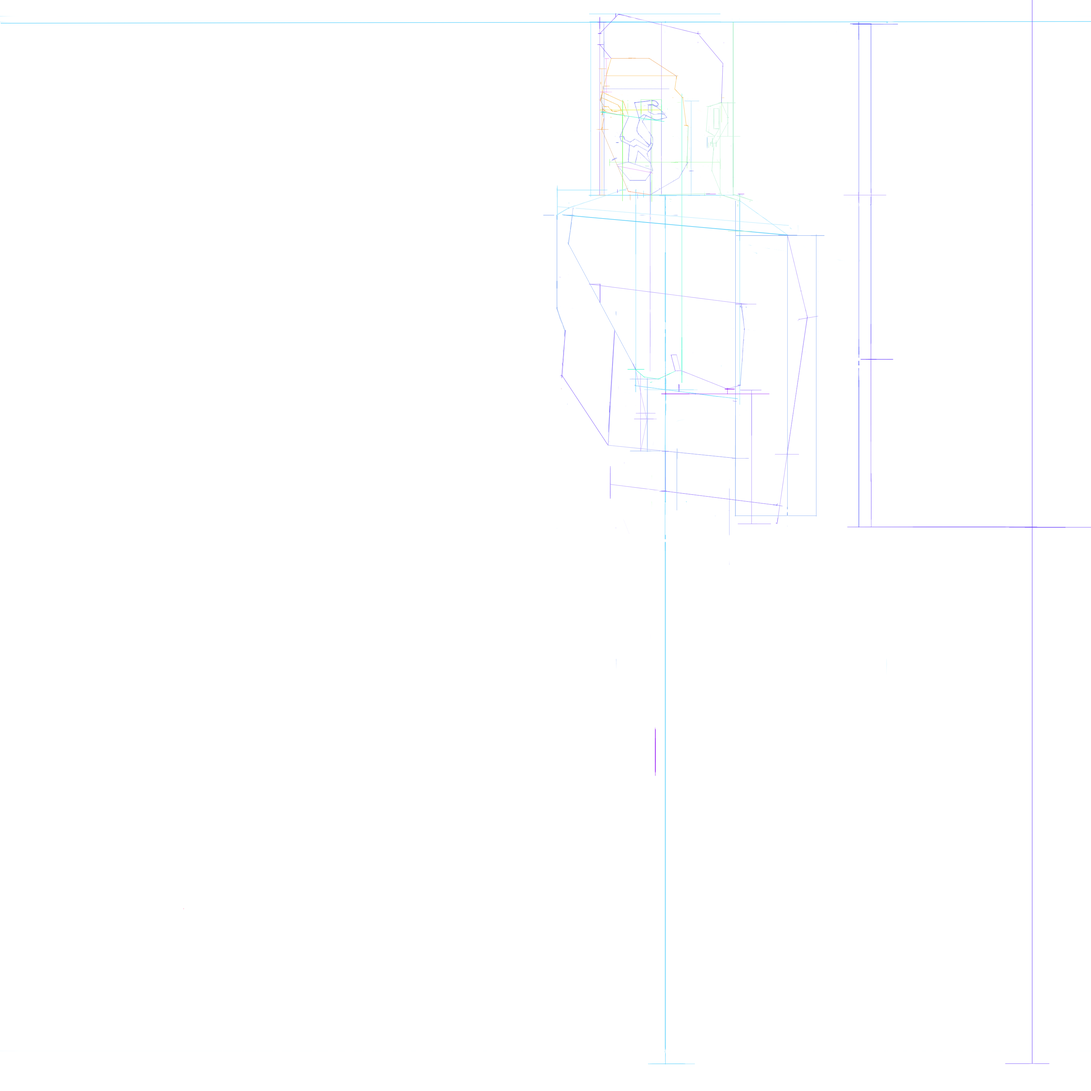
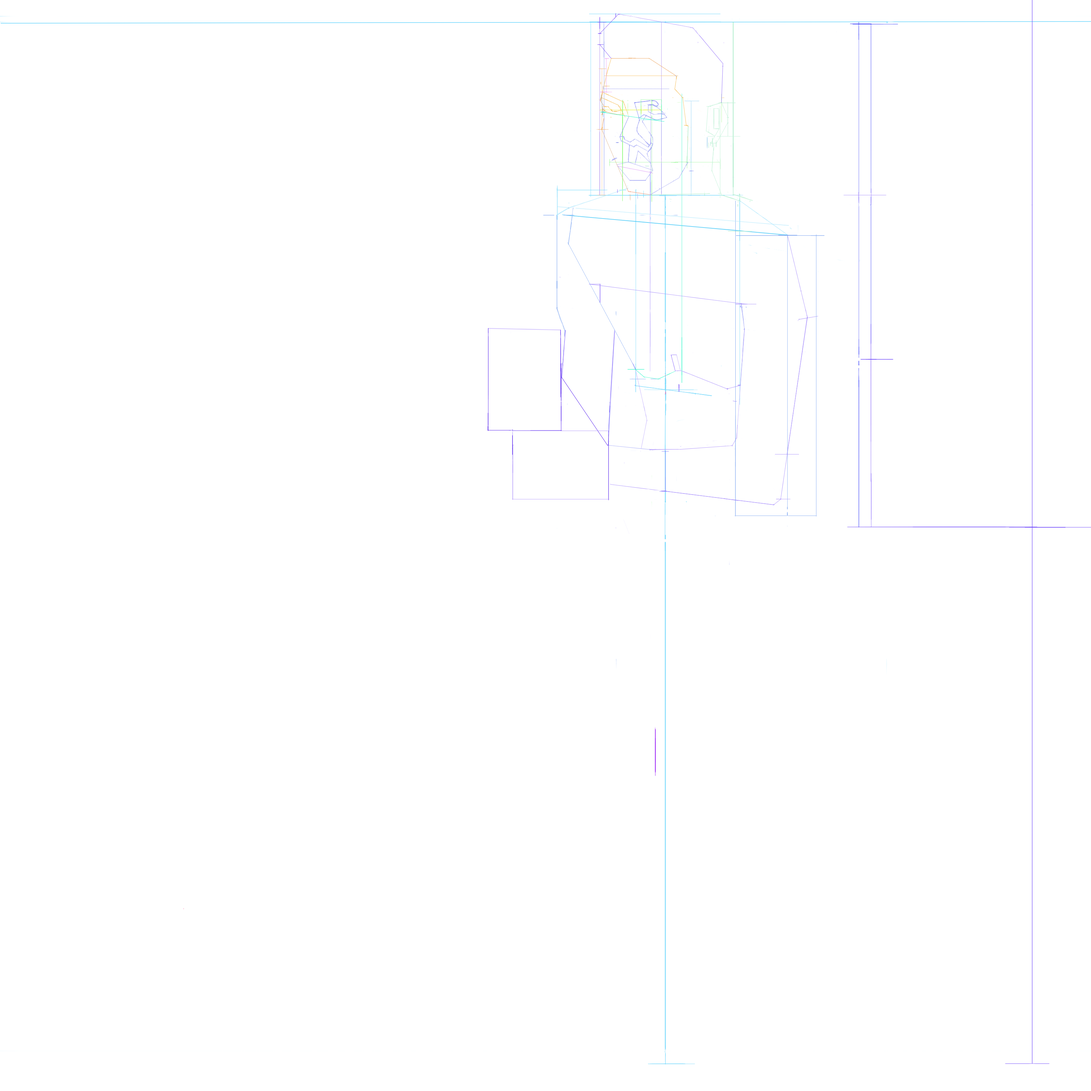
Before/after of a w=1091, h=1091 layered artwork. What changed in the layer stack:
removed layer "Layer 176" over [661, 193, 770, 395]
added layer "Layer 190" above "Layer 189" over [487, 328, 563, 456]
added layer "Layer 189" above "Layer 187" over [510, 57, 612, 336]
added layer "Layer 187" above "Layer 186" over [511, 444, 732, 501]
renamed "Layer 170" to "Layer 185", moved it above "Layer 172", painted on it over [731, 389, 791, 525]
painted on "Layer 179" over [634, 406, 658, 452]
painted on "Layer 178" over [638, 373, 730, 453]
painted on "Layer 160" over [676, 448, 678, 511]
painted on "Layer 165" over [642, 377, 655, 384]
painted on "Layer 152" over [560, 374, 609, 446]
added layer "Layer 188" in group "Mặt" over [487, 328, 562, 332]
added layer "Layer 184" in group "Mặt" over [512, 430, 610, 501]
painted on "Layer 113" over [617, 13, 741, 453]
painted on "Layer 156" over [561, 376, 609, 447]
added layer "Layer 183" above "Layer 173" over [725, 377, 743, 447]
painted on "Layer 173" over [607, 439, 784, 536]
painted on "Layer 175" over [629, 377, 661, 453]
painted on "Layer 168" over [610, 482, 782, 525]
painted on "Layer 127" over [711, 329, 746, 450]
added layer "Layer 182" above "Trục TQ" over [607, 437, 743, 447]
